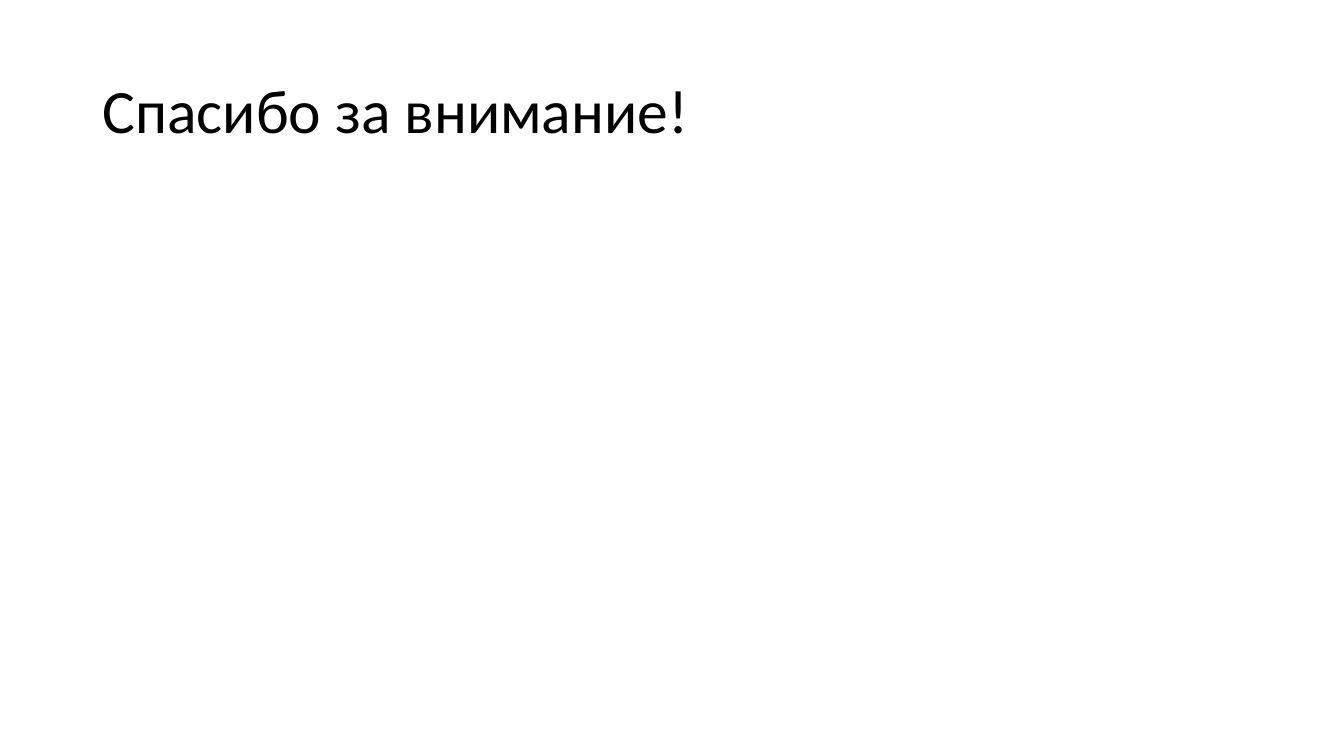
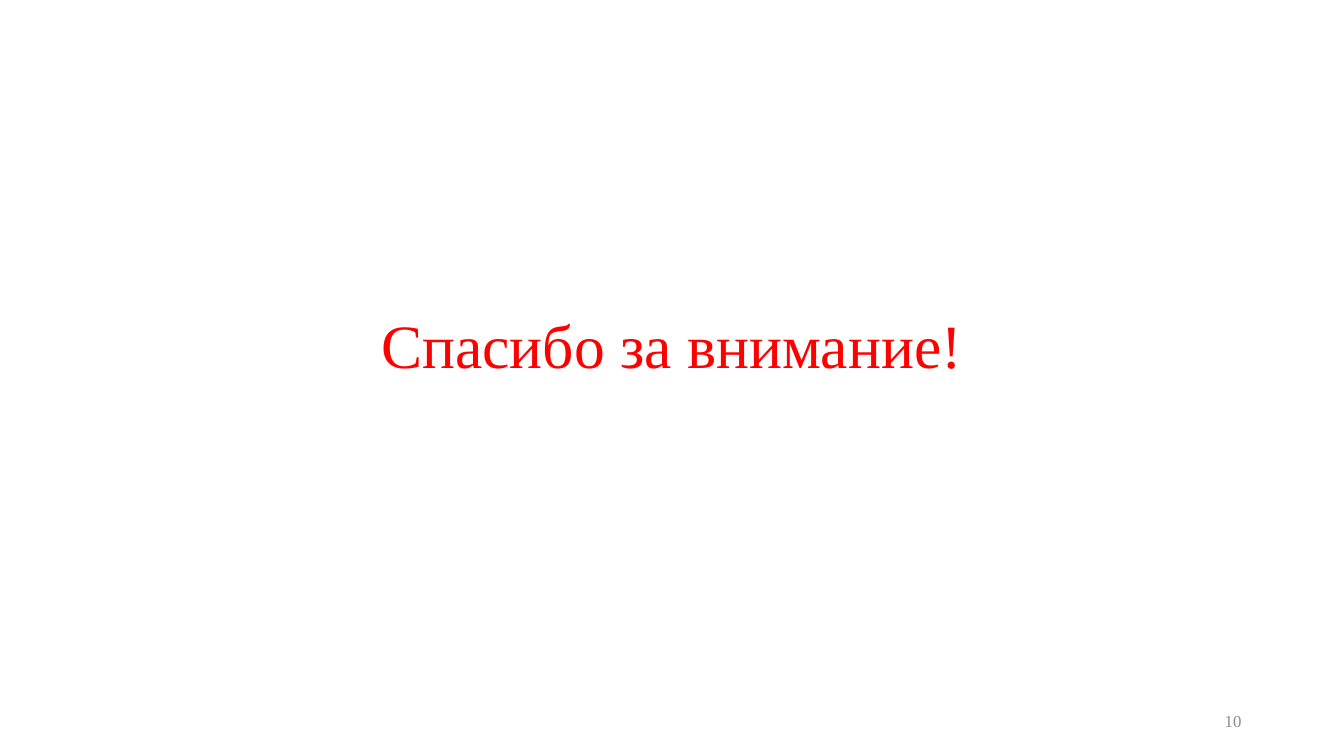
Before and after one commit to Sarnavskiy-Alexey/QA312-diploma, a slide deck: slide 10 of docs/Презентация к диплому.pptx. Drawn at 1344x756 pixels with LibreOffice and Linux fonts; fonts in the diff are those of the drawing. Boxes give left, top, right and bottom in pixels: in the first picture for what was removed or moved away, otherwise in the second. Text is boxed around its words. In the diff, an @@ line names an element or a change of style, - is before the commit and + after.

```diff
--- a/docs/Презентация к диплому.pptx
+++ b/docs/Презентация к диплому.pptx
@@ title "Спасибо за внимание!": place and size @@
-title "Спасибо за внимание!" at [102,91,689,134]
+title "Спасибо за внимание!" at [381,324,962,369]
@@ title "Спасибо за внимание!" at [381,324,962,369]: font Calibri to Times New Roman, text colour #000000 to #FF0000; alignment left to centre @@
@@ page number added at [1225,716,1242,727], 12 pt, text #8C8C8C @@
+10
```
Also in this commit, not shown: 9 other slides changed, 2 other files.
